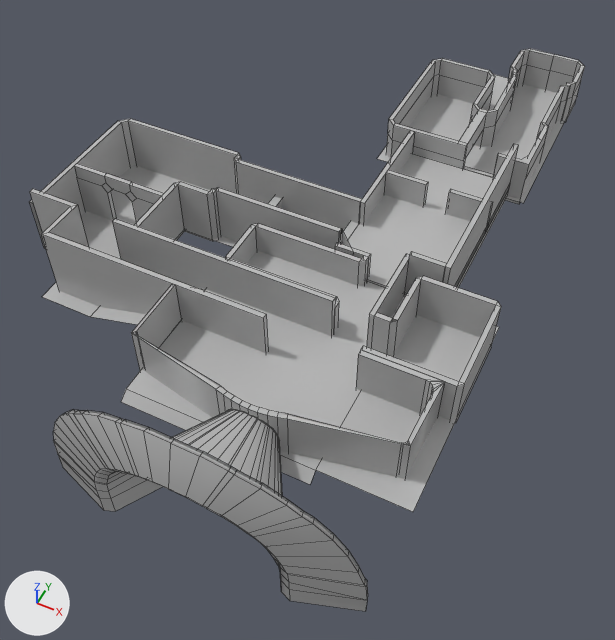
The FBX model Assets/3D/Mapas/Tutorial.fbx, before and after one commit.
Rendered twice from a 50 mm camera at (38.0, -207.0, 123.0) aimed at (-13.5, -104.0, -5.8). Every picture has the same lights, and +X, +Y and +Z are marked at lower left. The older version comes first. Mesh edges are drawn as thin lines. Where no turn or scale is listed for an object, it has been applied to the vertices.
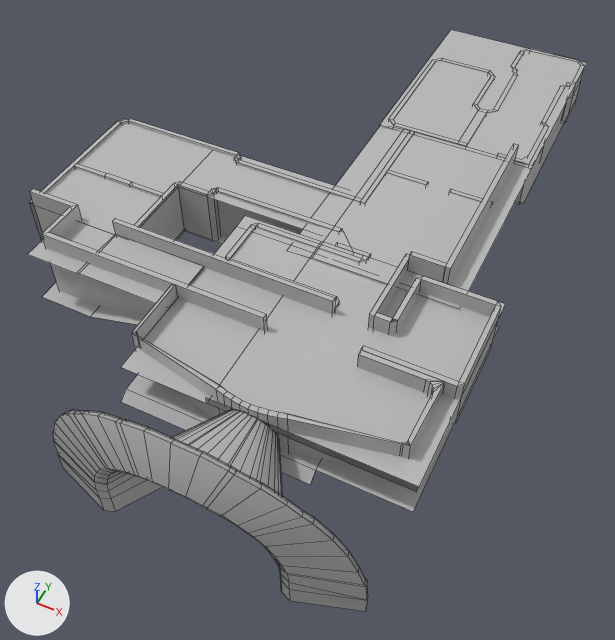
What changed in the scene script:
```text
Add me_mesh_026:
    me_mesh_026.from_pydata([(6.0, -6.0, 0.0), (-6.0, -6.0, 0.0), (6.0, 6.0, 0.0), (-6.0, 6.0, 0.0)], [], [(0, 1, 3, 2)])
    me_mesh_026.materials.append(mat_foto)  # its picture is missing
Add me_mesh_025:
    me_mesh_025.from_pydata([(10.3, -6.2, -0.5), (-10.5, -5.8, -1.1), (10.5, 5.8, -0.5), (-10.3, 6.2, -1.1)], [], [(0, 1, 3, 2)])
    me_mesh_025.materials.append(mat_foto)  # its picture is missing
Add me_mesh_030:
    me_mesh_030.from_pydata([(17.5, -23.0, 0.0), (-17.5, -23.0, -0.4), (17.5, 23.0, 0.0), (-17.5, 23.0, -0.4), (-12.1, -23.0, 0.0), (-12.1, 23.0, 0.0)], [], [(0, 4, 5, 2), (5, 4, 1, 3)])
    me_mesh_030.materials.append(mat_foto)  # its picture is missing
Add me_mesh_027:
    me_mesh_027.from_pydata([(12.0, -16.5, 0.0), (-12.0, -16.5, 0.0), (12.0, 16.5, 0.0), (-12.0, 16.5, 0.0)], [], [(0, 1, 3, 2)])
    me_mesh_027.materials.append(mat_foto)  # its picture is missing
Add me_mesh_028:
    me_mesh_028.from_pydata([(18.0, -7.5, 0.0), (-18.0, -7.5, 0.0), (18.0, 7.5, 0.0), (-18.0, 7.5, 0.0)], [], [(0, 1, 3, 2)])
    me_mesh_028.materials.append(mat_foto)  # its picture is missing
Add me_mesh_029:
    me_mesh_029.from_pydata([(17.5, -23.0, 0.0), (-17.5, -23.0, 0.0), (17.5, 23.0, 0.0), (-17.5, 23.0, 0.0)], [], [(0, 1, 3, 2)])
    me_mesh_029.materials.append(mat_foto)  # its picture is missing
Add me_mesh_024:
    me_mesh_024.from_pydata([(27.0, -20.5, -0.8), (-27.0, -20.5, -0.7), (27.0, 22.5, -0.4), (-27.0, 22.5, -0.4), (-10.0, -20.5, -0.7), (-10.0, 22.5, -0.4), (27.0, -20.4, 0.7), (-10.0, -20.4, 0.8), (-27.0, 19.3, -0.7), (-10.0, 19.3, -0.7), (27.0, 19.3, -0.8)], [], [(0, 4, 9, 10), (8, 9, 4, 1), (4, 0, 6, 7), (5, 9, 8, 3), (10, 9, 5, 2)])
    me_mesh_024.materials.append(mat_foto)  # its picture is missing
Add ob_pplane10_001:
    ob_pplane10_001 = bpy.data.objects.new('pPlane10.001', me_mesh_026)
    ob_pplane10_001.location = (-57.0, -119.0, 9.4)
Add ob_pplane11_001:
    ob_pplane11_001 = bpy.data.objects.new('pPlane11.001', me_mesh_025)
    ob_pplane11_001.location = (-41.0, -119.0, 10.5)
Add ob_pplane54:
    ob_pplane54 = bpy.data.objects.new('pPlane54', me_mesh_030)
    ob_pplane54.location = (-1.5, -78.9, 9.8)
Add ob_pplane9_001:
    ob_pplane9_001 = bpy.data.objects.new('pPlane9.001', me_mesh_027)
    ob_pplane9_001.location = (-60.0, -96.5, 9.4)
Add ob_pplane8_001:
    ob_pplane8_001 = bpy.data.objects.new('pPlane8.001', me_mesh_028)
    ob_pplane8_001.location = (-30.0, -87.5, 9.4)
Add ob_pplane3_001:
    ob_pplane3_001 = bpy.data.objects.new('pPlane3.001', me_mesh_029)
    ob_pplane3_001.location = (-1.5, -34.0, 9.8)
Add ob_pplane53_001:
    ob_pplane53_001 = bpy.data.objects.new('pPlane53.001', me_mesh_024)
    ob_pplane53_001.location = (-4.0, -119.5, 10.3)
```

Boxes (x1, y1, x2, y2) around the edits, measured in the pictures (615 x 640 px):
'pPlane53.001', added: after (121, 216, 505, 492)
'pPlane54', added: after (295, 125, 532, 309)
'pPlane3.001', added: after (380, 30, 587, 169)
'pPlane9.001', added: after (31, 119, 212, 235)
'pPlane8.001', added: after (182, 150, 335, 229)
'pPlane11.001', added: after (77, 235, 204, 308)
'pPlane10.001', added: after (27, 222, 114, 274)
'pPlane53', unchanged, covered by the edit: before (121, 250, 499, 512); after (121, 326, 499, 512)
'polySurface19', unchanged, covered by the edit: before (386, 49, 585, 204); after (389, 49, 585, 204)
'pPlane6', unchanged, covered by the edit: before (348, 154, 510, 294)
'pPlane3', unchanged, covered by the edit: before (377, 74, 578, 203); after (516, 96, 578, 203)
